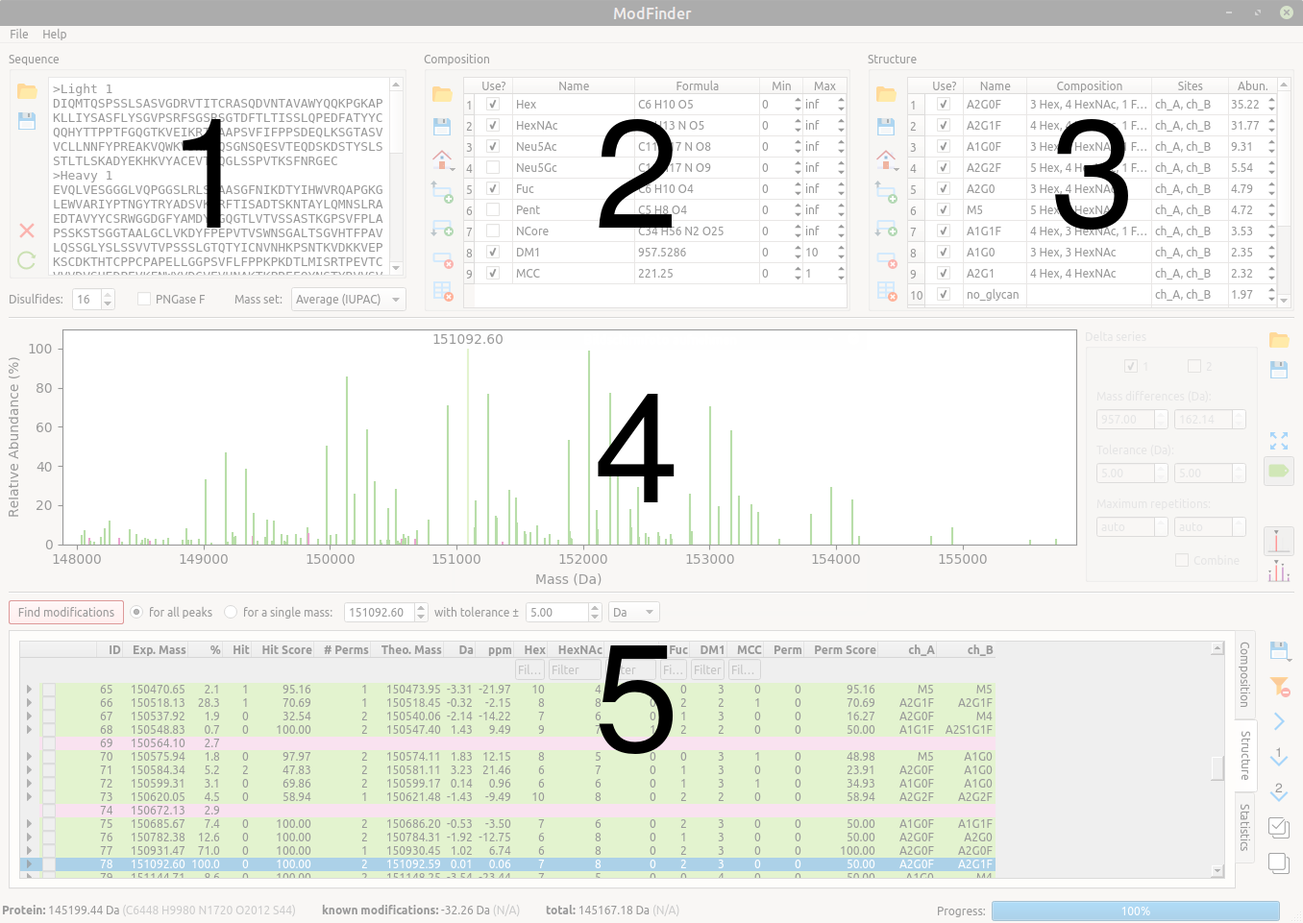
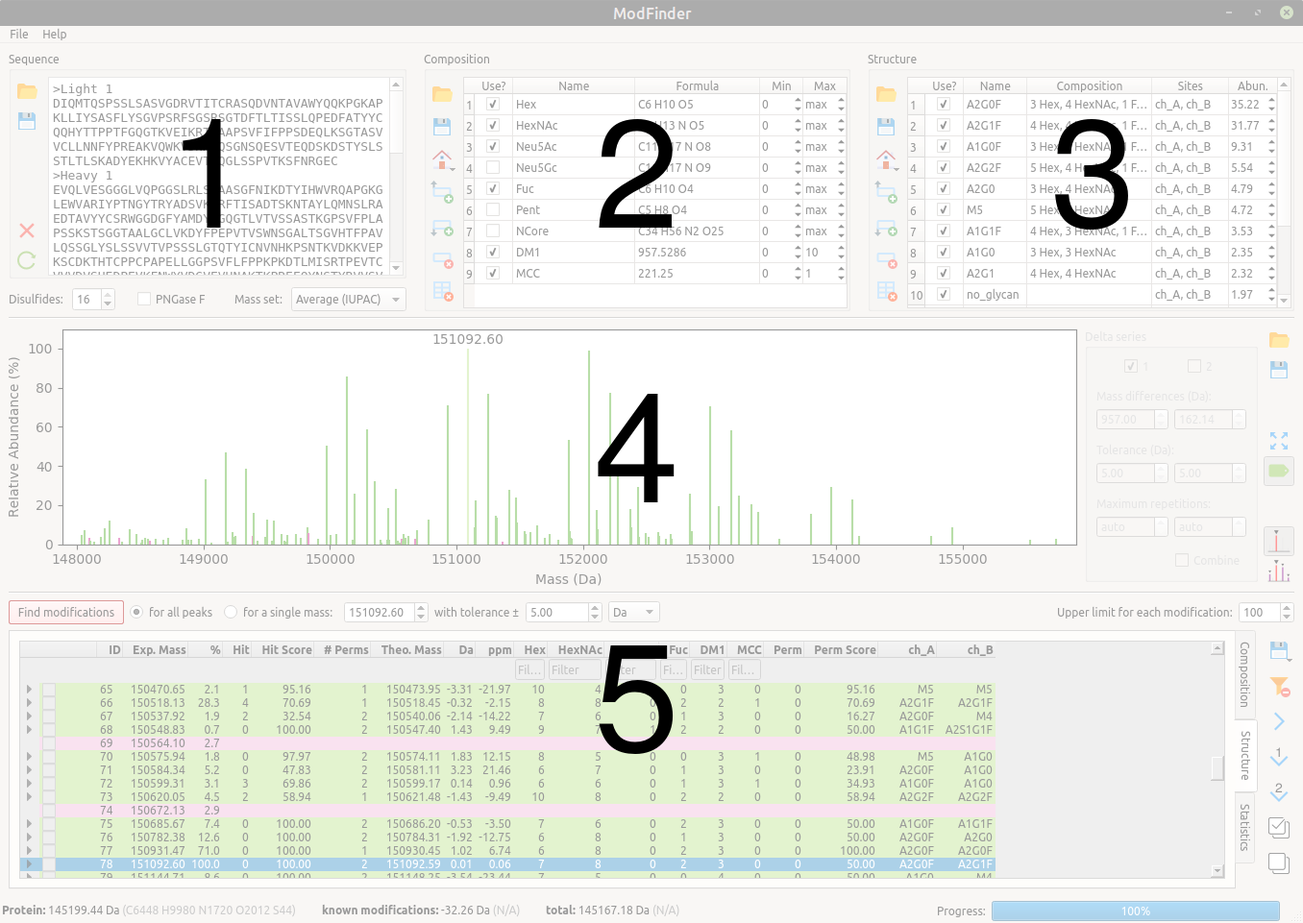
Revision of a layered 1303x923 image; what changed, layer by layer:
renamed "main_window.png #1" to "main_window.png", painted on it over (x1=0, y1=0, x2=1303, y2=802)
